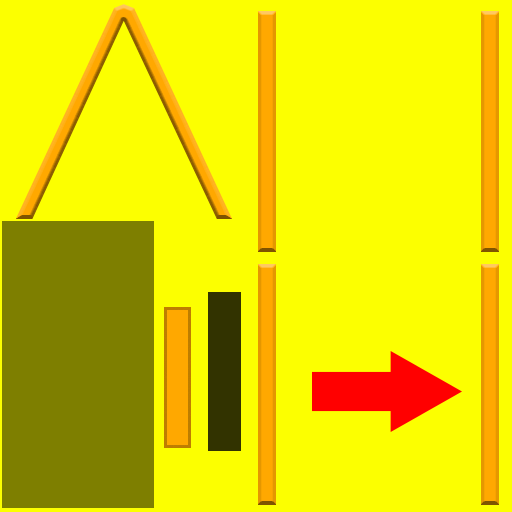
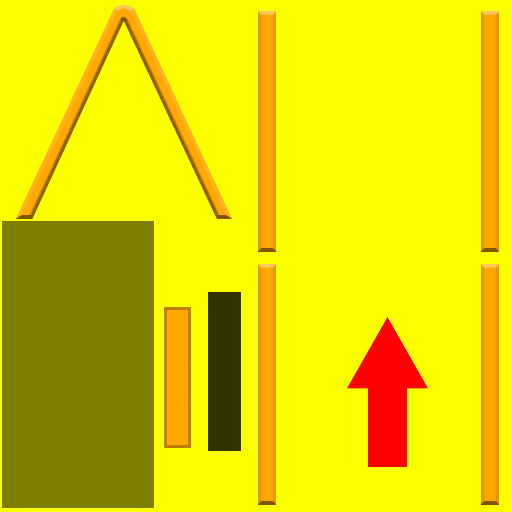
Revision of a layered 512×512 image; what changed, layer by layer:
painted on "シェイプ 1" over (312, 317, 462, 467)
